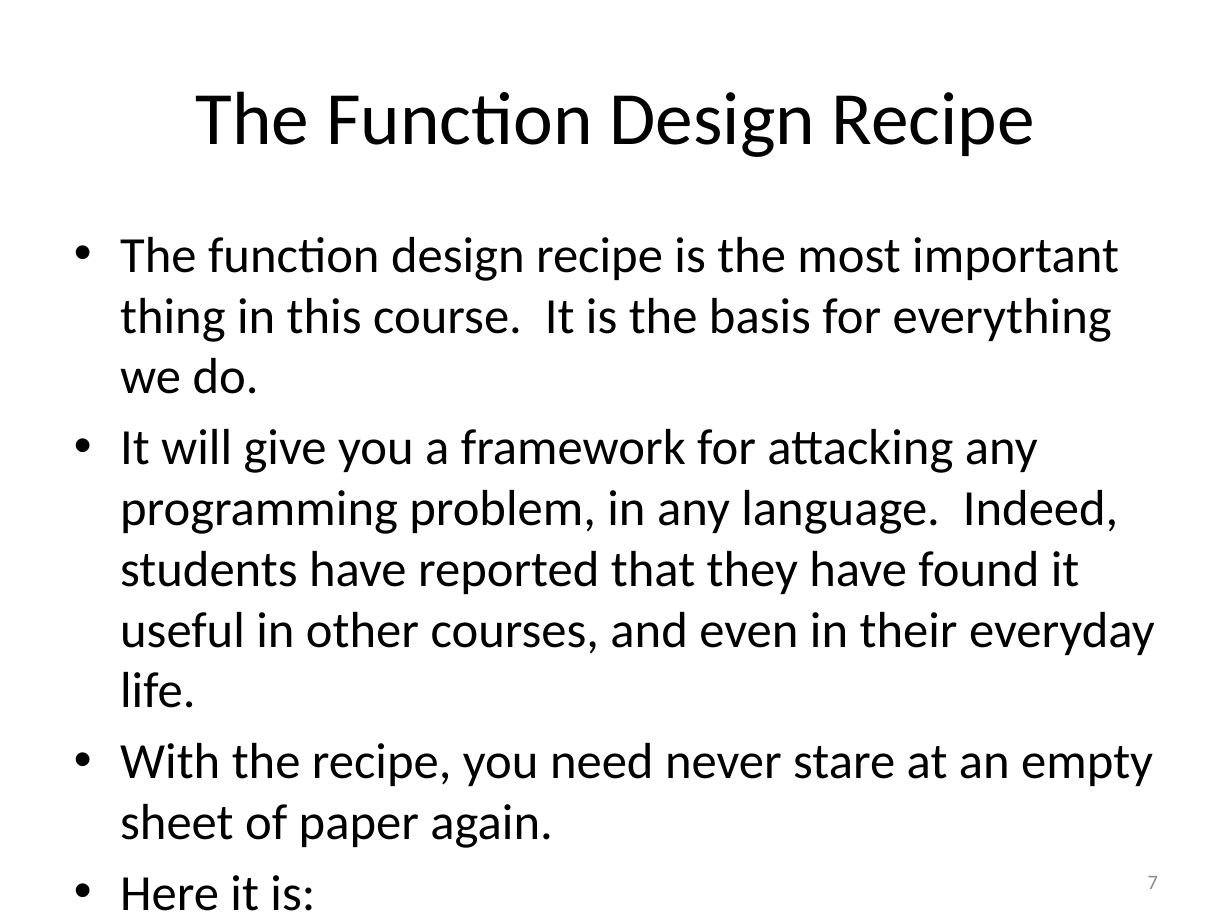
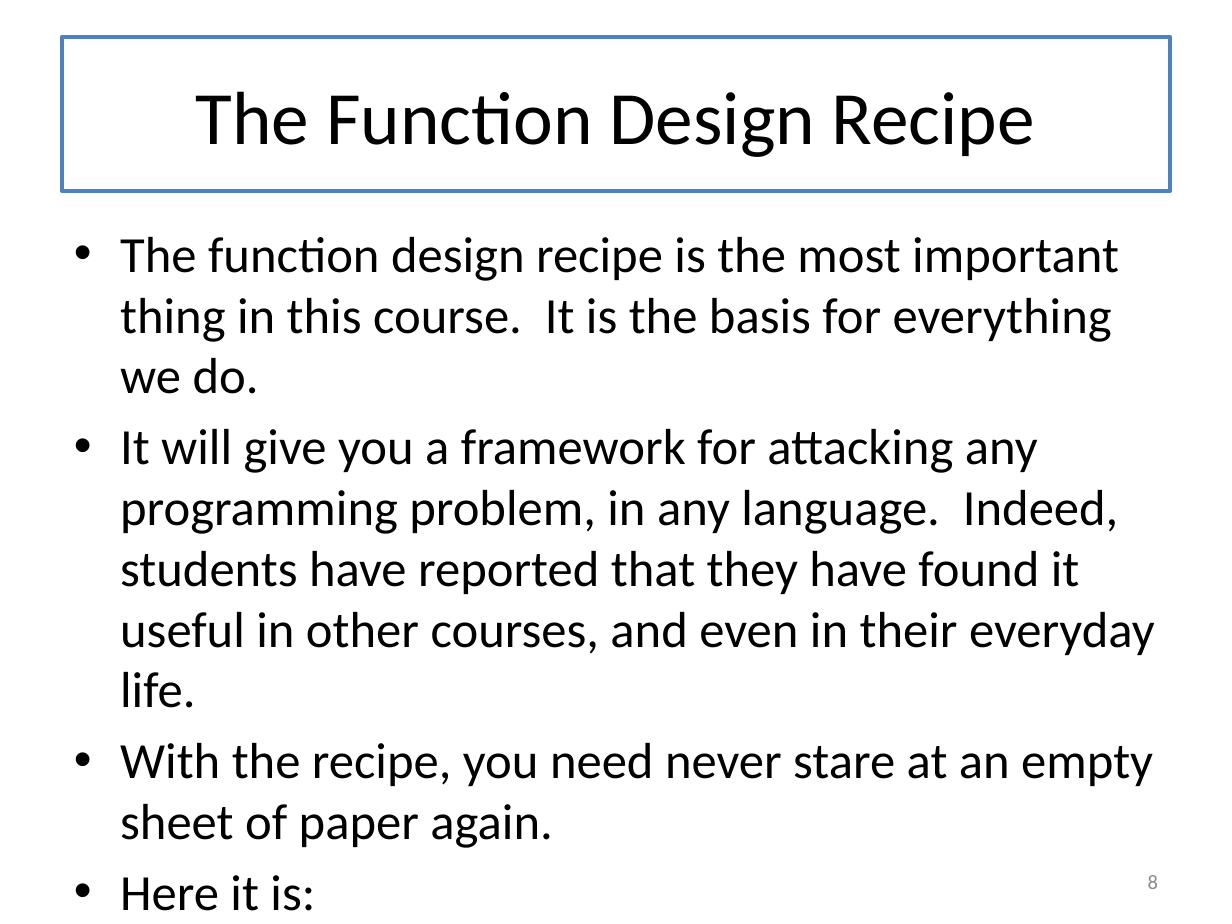
Before and after one commit to mwand/cs5010f16, a slide deck: slide 8 of Slides/Lesson 0.2 Organization of this Course.pptx (slide 7 before the commit). Drawn at 1232x924 pixels with LibreOffice and Linux fonts; fonts in the diff are those of the drawing. Boxes give left, top, right and bottom in pixels: in the first picture for what was removed or moved away, otherwise in the second. Text is boxed around its words. In the diff, an @@ line names an element or a change of style, - is before the commit and + after.

```diff
--- a/Slides/Lesson 0.2 Organization of this Course.pptx
+++ b/Slides/Lesson 0.2 Organization of this Course.pptx
@@ title "The Function Design Recipe": place and size @@
-title "The Function Design Recipe" at bbox=[196, 91, 1035, 157]
+title "The Function Design Recipe" at bbox=[62, 37, 1170, 191]
@@ title "The Function Design Recipe" at bbox=[62, 37, 1170, 191]: outline none to #4F81BD 2.25 pt @@
@@ page number at bbox=[1148, 875, 1158, 889]: text changed @@
-7
+8
```
Also in this commit, not shown: 6 other slides changed, 1 slide added, 4 other files.
